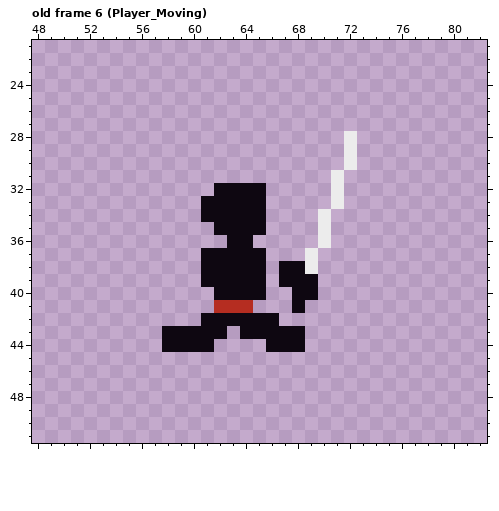
Pixel-art file, stored at Assets/Player/T_Player.aseprite. The picture above was drawn from the file before the commit.
128x64 pixels, 29 frames. Shown: old frame 6 (Player_Moving): x 48..82, y 21..51. The commit also changed other frames, which this record leaves out.
Now the later version:
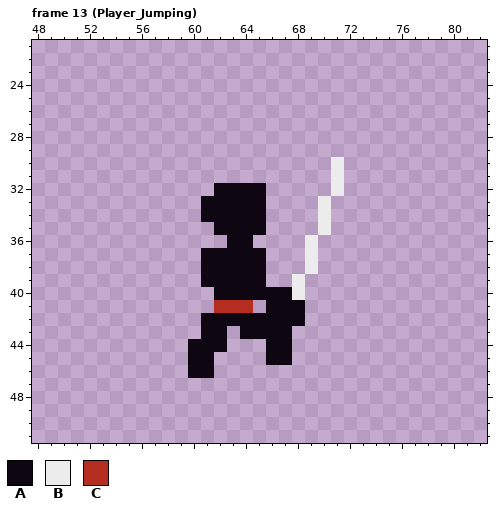
Palette (. is transparent): A #0e0711  B #ececec  C #b52d21
A new or re-ordered frame is compared with the old frame closest to it.
The author wrote: Player jumping & falling animations
Edits made:
frames 29 -> 33
Frame 13 (Player_Jumping) is new; against old frame 6 (Player_Moving), layers "Grip", "Legs":
y 28..29: x 72 B -> .
y 30: x 71..72 .B -> B.
y 33: x 70..71 .B -> B.
y 36: x 69..70 .B -> B.
y 38: x 67..68 AA -> ..
y 39: x 67..69 AAA -> .B.
y 40: x 66..69 ..AA -> AAB.
y 41: x 66..67 .. -> AA
y 42: x 67..68 .. -> AA
y 43: x 58..60 AAA -> ...; x 68 A -> .
y 44: x 58..59 AA -> ..; x 62 . -> A; x 68 A -> .
y 45: x 60..61 .. -> AA; x 66..67 .. -> AA
y 46: x 60..61 .. -> AA
Where, in picture pixels (left, top, right, bottom), the same in both pictures:
changed: (266, 131, 357, 365)
changed: (162, 326, 227, 378)
